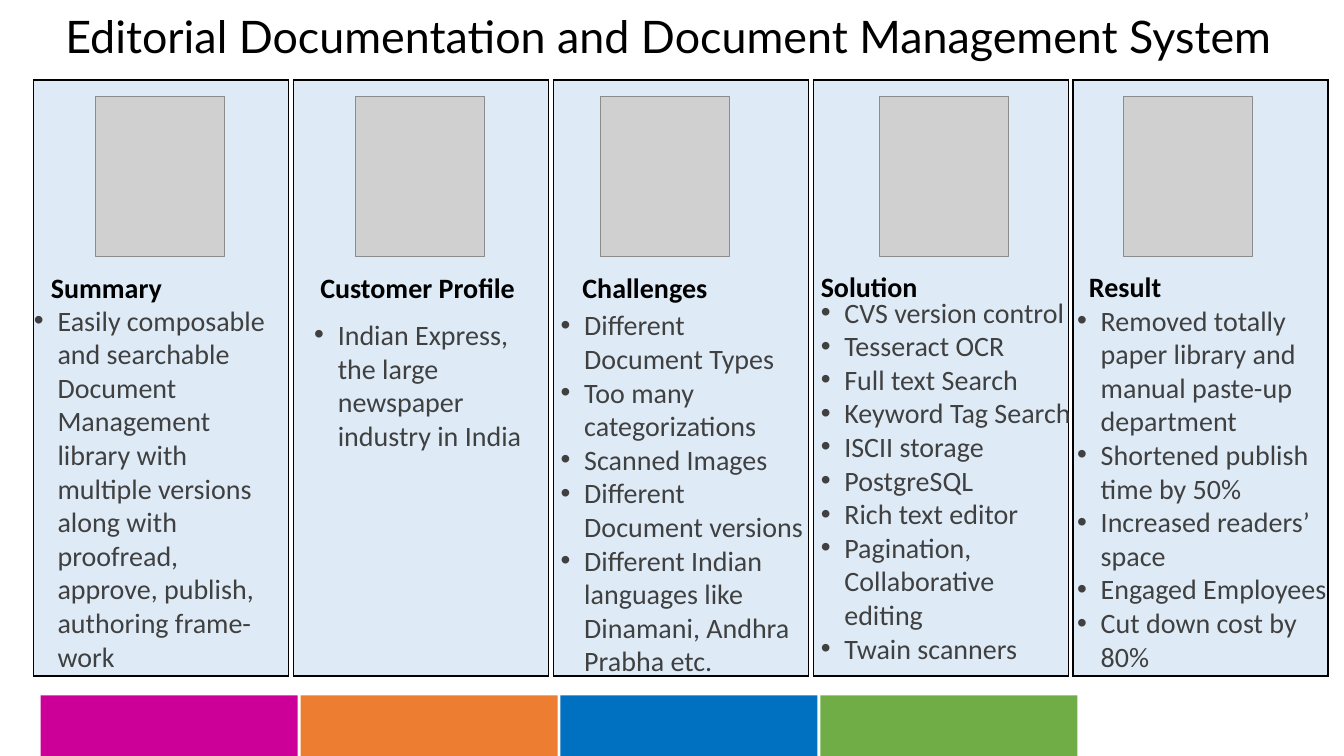
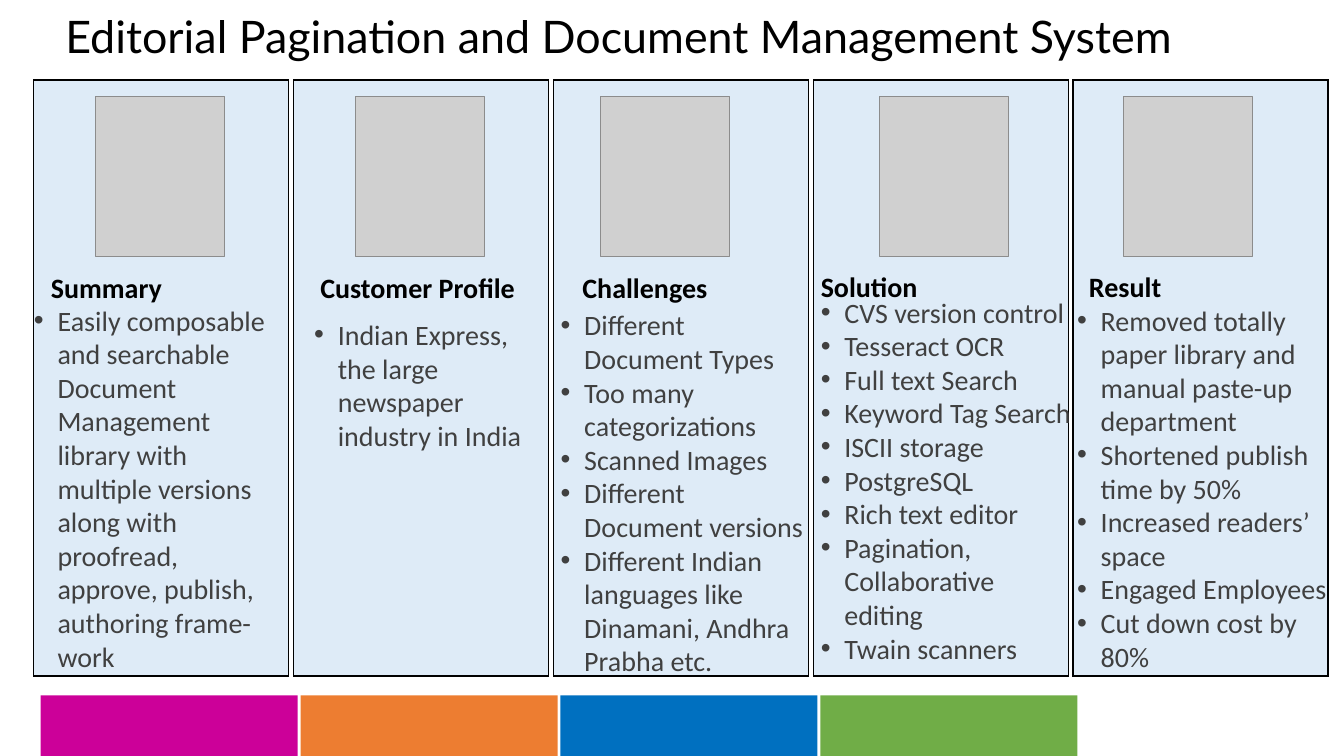
Before and after one commit to lksmangai/DeepLearning, a slide deck: slide 2 of CaseStudies12Mar2024.pptx. Drawn at 1344x756 pixels with LibreOffice and Linux fonts; fonts in the diff are those of the drawing; grey boxes stand for pictures. Boxes give left, top, right and bottom in pixels: in the first picture for what was removed or moved away, otherwise in the second. Text is boxed around its words. In the diff, an @@ line names an element or a change of style, - is before the commit and + after.

```diff
--- a/CaseStudies12Mar2024.pptx
+++ b/CaseStudies12Mar2024.pptx
@@ text at <box>65,20,1172,62</box>: text changed @@
-Editorial Documentation and Document Management System
+Editorial Pagination and Document Management System
```
Also in this commit, not shown: 2 other files.
